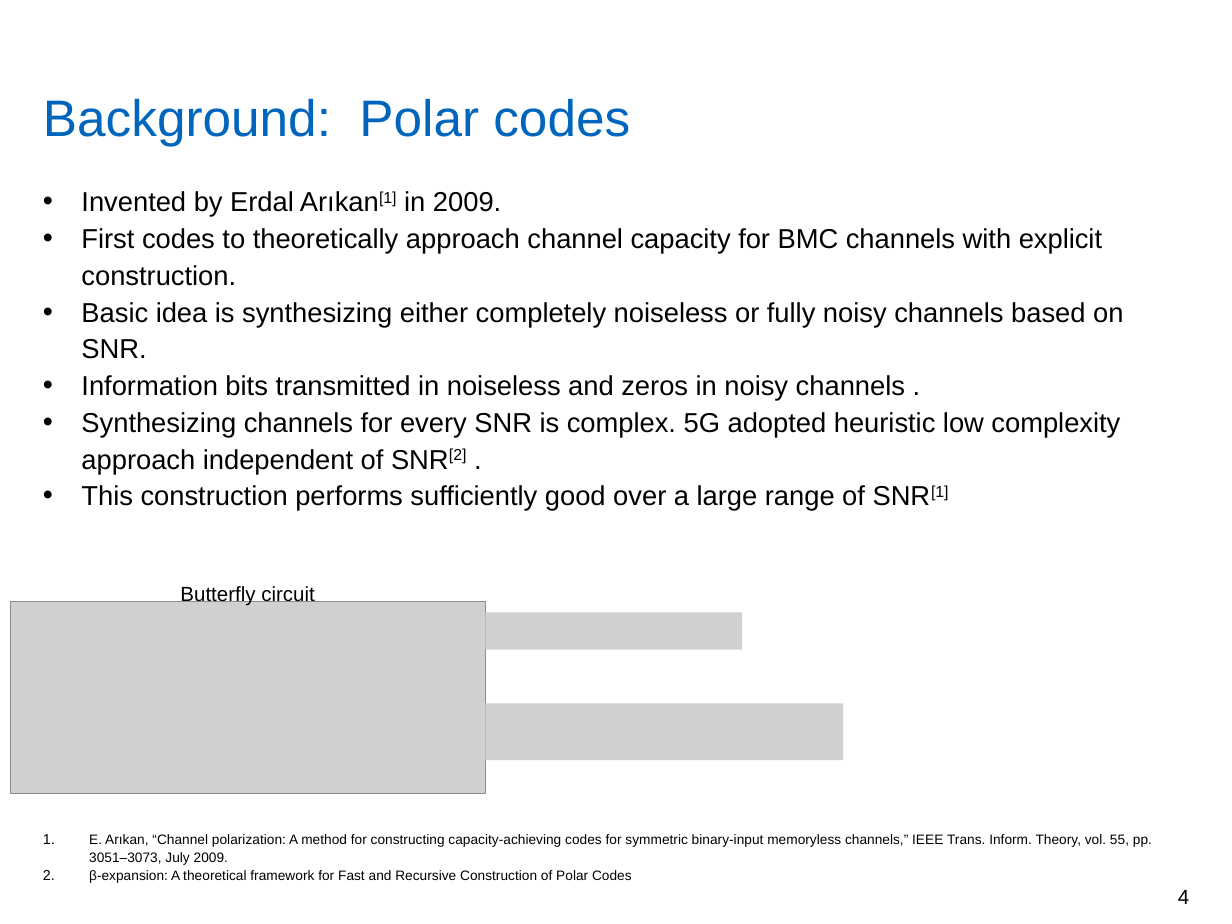
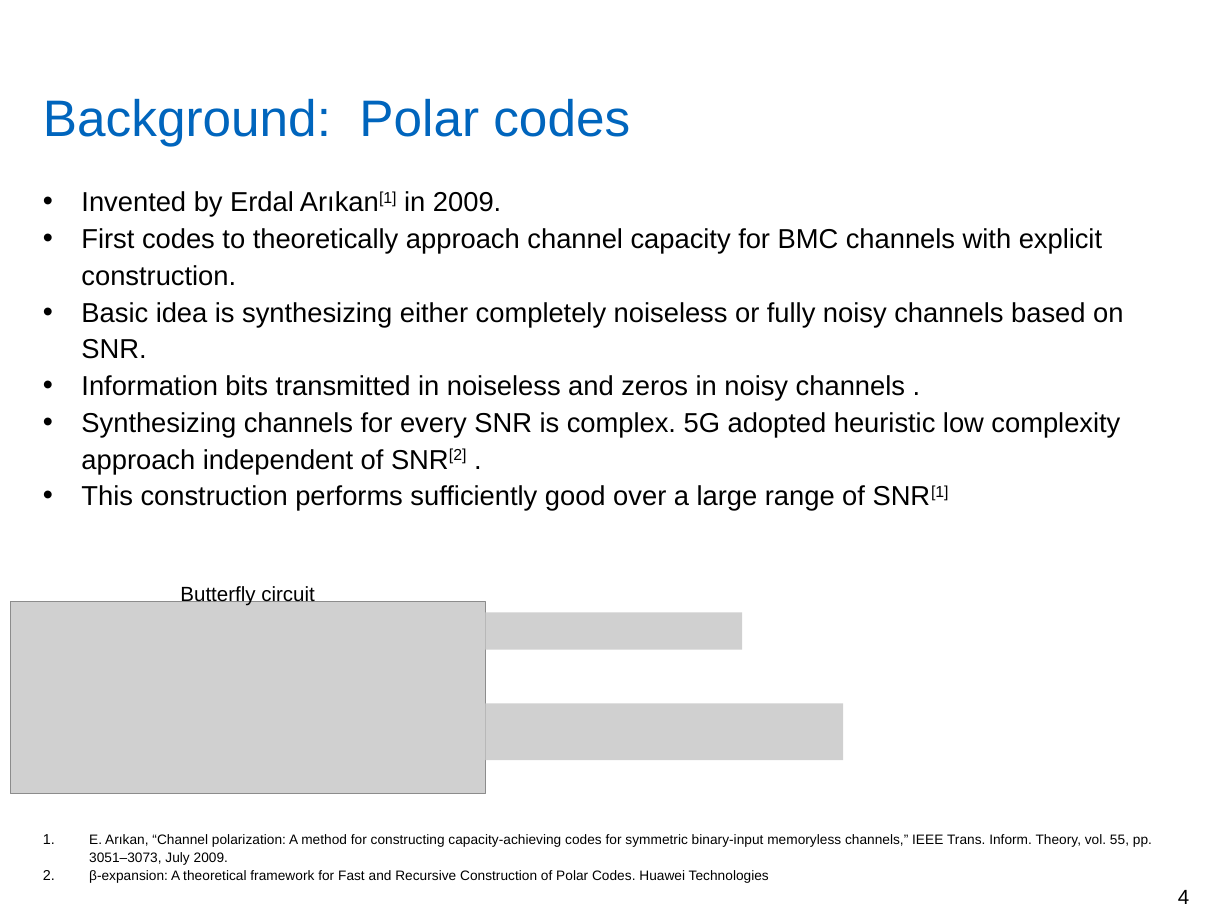
Before and after one commit to yadhu1961/thesis_5GPolorCodes, a slide deck: slide 4 of final_presentation/finalPpt1.1.pptx. Drawn at 1232x924 pixels with LibreOffice and Linux fonts; fonts in the diff are those of the drawing; grey boxes stand for pictures; background and template pictures are left out. Boxes give left, top, right and bottom in pixels: in the first picture for what was removed or moved away, otherwise in the second. Text is boxed around its words. In the diff, an @@ line names an element or a change of style, - is before the commit and + after.

```diff
--- a/final_presentation/finalPpt1.1.pptx
+++ b/final_presentation/finalPpt1.1.pptx
@@ text at (89,870,769,883): text changed @@
-2. β-expansion: A theoretical framework for Fast and Recursive Construction of Polar Codes
+2. β-expansion: A theoretical framework for Fast and Recursive Construction of Polar Codes. Huawei Technologies
```
Also in this commit, not shown: 13 other slides changed, 2 other files.
